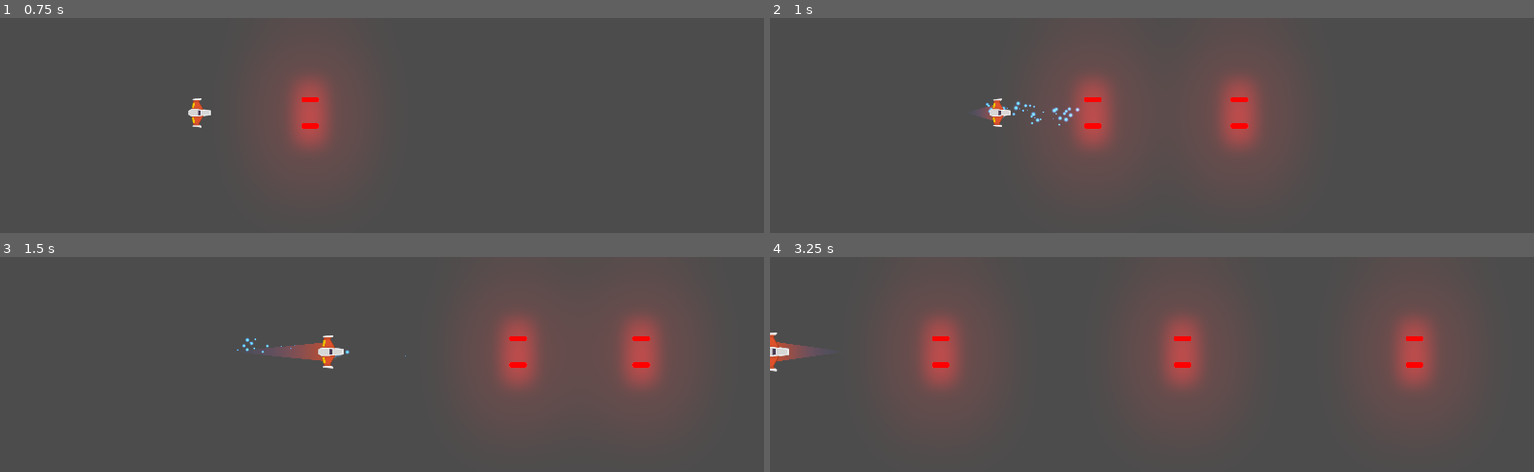
Above: before the commit, frames 1-4 (two rows, left to right).
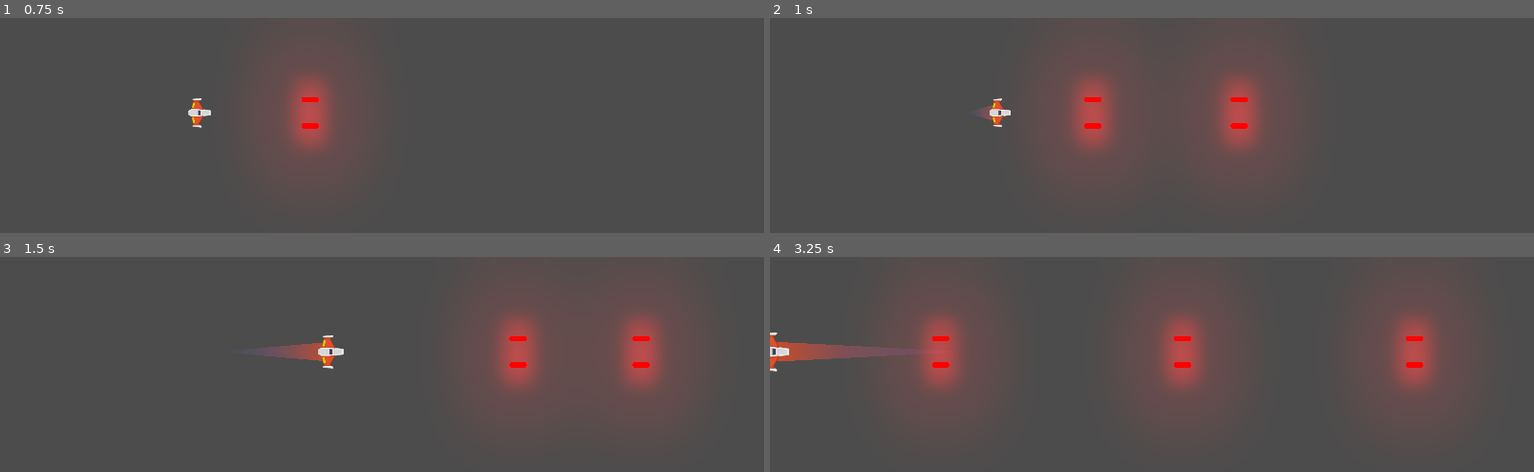
Above: after the commit, the same moments.

Repository: Elunneh/Juego-Meteo
Game: Godot game, scene res://Juego/Niveles/NivelTest.tscn
The game is run twice, just before and just after one commit, with the same random seed, the same clock (stepped at 60 frames per second) and the same inputs.
Inputs (mouse positions are in pixels of both pictures, inside the frame that each line leads up to):
- Up to frame 1 (0.75 s): tap Enter at 0.5 s; move the mouse to (550, 211) at 0.52 s; press the mouse at (550, 211) at 0.53 s; hold W (mover_adelante) from 0.53 s (still down)
- Up to frame 2 (1 s): keep holding W (mover_adelante); right-click (1320, 211) at 0.8 s
- Up to frame 3 (1.5 s): move the mouse to (outside the picture) at 1.27 s; release W (mover_adelante) at 1.28 s; release the mouse at (outside the picture) at 1.28 s; hold S (mover_atras) from 1.28 s (still down); right-click (outside the picture) at 1.35 s
- Up to frame 4 (3.25 s): click (outside the picture) at 1.55 s; move the mouse to (1228, 377) at 2.02 s; release S (mover_atras) at 2.03 s; press the mouse at (1228, 377) at 2.03 s; hold W (mover_adelante) from 2.03 s (still down); right-click (1228, 377) at 2.3 s; move the mouse to (outside the picture) at 2.77 s; release the mouse at (outside the picture) at 2.78 s; right-click (outside the picture) at 2.85 s; click (outside the picture) at 3.05 s

Frame 1 is identical in both runs. In frame 2, 0.2% of the frame differs, in the area x 28-41%, y 38-51%; in frame 3, less than 0.1%; in frame 4, 0.8%, in the area x 1-15%, y 39-49%.

Commit message:
Actualizado

Diff:
--- /dev/null
+++ b/Juego/Explosiones/Explosion.tscn
@@ -0,0 +1,320 @@
+[gd_scene load_steps=23 format=2]
+
+[ext_resource path="res://Juego/Explosiones/sparkle.png" type="Texture" id=1]
+[ext_resource path="res://Juego/Explosiones/explosion_gradient.tres" type="Texture" id=2]
+[ext_resource path="res://Juego/Explosiones/puff.png" type="Texture" id=3]
+[ext_resource path="res://Juego/Explosiones/puff_smooth.png" type="Texture" id=5]
+[ext_resource path="res://Juego/Explosiones/scraps_gradient.tres" type="Texture" id=6]
+
+
+
+
+
+
+[sub_resource type="Gradient" id=1]
+offsets = PoolRealArray( 0.0494297, 0.913043, 1 )
+colors = PoolColorArray( 0.226562, 0.217086, 0.217086, 1, 0.133333, 0.12549, 0.12549, 1, 0.133333, 0.12549, 0.12549, 0 )
+
+[sub_resource type="GradientTexture" id=2]
+gradient = SubResource( 1 )
+
+[sub_resource type="Curve" id=3]
+_data = [ Vector2( 0, 0.290223 ), 0.0, 3.6562, 0, 0, Vector2( 0.682482, 1 ), -0.0677277, -0.0677277, 0, 0, Vector2( 1, 0.554545 ), -0.29932, 0.0, 0, 0 ]
+
+[sub_resource type="CurveTexture" id=4]
+curve = SubResource( 3 )
+
+[sub_resource type="ParticlesMaterial" id=5]
+emission_shape = 1
+emission_sphere_radius = 40.0
+flag_disable_z = true
+spread = 180.0
+gravity = Vector3( 0, 0, 0 )
+initial_velocity = 80.0
+initial_velocity_random = 0.6
+angular_velocity = 40.0
+orbit_velocity = 0.0
+orbit_velocity_random = 0.0
+damping = 40.0
+damping_random = 0.5
+angle = 360.0
+angle_random = 1.0
+scale = 2.6
+scale_random = 0.5
+scale_curve = SubResource( 4 )
+color_ramp = SubResource( 2 )
+
+[sub_resource type="Curve" id=6]
+_data = [ Vector2( 0, 0.377273 ), 0.0, 2.60769, 0, 0, Vector2( 0.761062, 0.986364 ), 0.0, 0.0, 0, 0, Vector2( 1, 0.322727 ), -0.564845, 0.0, 0, 0 ]
+
+[sub_resource type="CurveTexture" id=7]
+curve = SubResource( 6 )
+
+[sub_resource type="ParticlesMaterial" id=8]
+trail_divisor = 50
+emission_shape = 1
+emission_sphere_radius = 15.0
+flag_disable_z = true
+spread = 180.0
+gravity = Vector3( 0, 0, 0 )
+initial_velocity = 1000.0
+initial_velocity_random = 0.4
+orbit_velocity = 0.3
+orbit_velocity_random = 1.0
+tangential_accel = 1000.0
+tangential_accel_random = 1.0
+damping = 1500.0
+scale = 0.2
+scale_random = 0.2
+scale_curve = SubResource( 7 )
+color_ramp = ExtResource( 6 )
+
+[sub_resource type="Curve" id=9]
+_data = [ Vector2( 0, 0.0409091 ), 0.0, 8.35303, 0, 0, Vector2( 0.251678, 1 ), 0.0, 0.0, 0, 0, Vector2( 0.993289, 0.0136364 ), 0.0, 0.0, 0, 0 ]
+
+[sub_resource type="CurveTexture" id=10]
+curve = SubResource( 9 )
+
+[sub_resource type="ParticlesMaterial" id=11]
+flag_disable_z = true
+spread = 180.0
+gravity = Vector3( 0, 0, 0 )
+initial_velocity = 350.0
+initial_velocity_random = 0.5
+angular_velocity = 80.0
+angular_velocity_random = 0.8
+orbit_velocity = 0.0
+orbit_velocity_random = 0.0
+damping = 100.0
+damping_random = 0.85
+angle = 220.0
+angle_random = 1.0
+scale = 2.0
+scale_random = 0.2
+scale_curve = SubResource( 10 )
+color_ramp = ExtResource( 2 )
+
+[sub_resource type="Gradient" id=12]
+offsets = PoolRealArray( 0, 0.130909, 0.345455, 0.607273, 1 )
+colors = PoolColorArray( 1, 1, 1, 1, 1, 0.648972, 0.164062, 1, 1, 0.475624, 0.136719, 1, 0.888672, 0.17704, 0.17704, 1, 0.203922, 0.203922, 0.203922, 1 )
+
+[sub_resource type="GradientTexture" id=13]
+gradient = SubResource( 12 )
+
+[sub_resource type="Curve" id=14]
+_data = [ Vector2( 0, 0 ), 0.0, 0.0, 0, 0, Vector2( 0.483222, 1 ), 0.0, 0.0, 0, 0, Vector2( 1, 0 ), 0.0, 0.0, 0, 0 ]
+
+[sub_resource type="CurveTexture" id=15]
+curve = SubResource( 14 )
+
+[sub_resource type="ParticlesMaterial" id=16]
+lifetime_randomness = 0.6
+emission_shape = 1
+emission_sphere_radius = 50.0
+flag_disable_z = true
+spread = 180.0
+gravity = Vector3( 0, 0, 0 )
+orbit_velocity = 0.0
+orbit_velocity_random = 0.0
+radial_accel = 200.0
+radial_accel_random = 0.3
+tangential_accel = 100.0
+scale = 0.1
+scale_random = 0.3
+scale_curve = SubResource( 15 )
+color_ramp = SubResource( 13 )
+
+[sub_resource type="Animation" id=17]
+length = 3.0
+step = 0.05
+tracks/0/type = "value"
+tracks/0/path = NodePath("FireBurstParticles2D:emitting")
+tracks/0/interp = 1
+tracks/0/loop_wrap = true
+tracks/0/imported = false
+tracks/0/enabled = true
+tracks/0/keys = {
+"times": PoolRealArray( 0, 0.5 ),
+"transitions": PoolRealArray( 1, 1 ),
+"update": 1,
+"values": [ true, false ]
+}
+tracks/1/type = "value"
+tracks/1/path = NodePath("SparkleParticles2D:emitting")
+tracks/1/interp = 1
+tracks/1/loop_wrap = true
+tracks/1/imported = false
+tracks/1/enabled = true
+tracks/1/keys = {
+"times": PoolRealArray( 0, 0.5 ),
+"transitions": PoolRealArray( 1, 1 ),
+"update": 1,
+"values": [ true, false ]
+}
+tracks/2/type = "value"
+tracks/2/path = NodePath("SmokeParticles2D:emitting")
+tracks/2/interp = 1
+tracks/2/loop_wrap = true
+tracks/2/imported = false
+tracks/2/enabled = true
+tracks/2/keys = {
+"times": PoolRealArray( 0, 0.5 ),
+"transitions": PoolRealArray( 1, 1 ),
+"update": 1,
+"values": [ true, false ]
+}
+tracks/3/type = "value"
+tracks/3/path = NodePath("FireTrails/FireTrailParticles2D5:emitting")
+tracks/3/interp = 1
+tracks/3/loop_wrap = true
+tracks/3/imported = false
+tracks/3/enabled = true
+tracks/3/keys = {
+"times": PoolRealArray( 0, 0.5 ),
+"transitions": PoolRealArray( 1, 1 ),
+"update": 1,
+"values": [ true, false ]
+}
+tracks/4/type = "value"
+tracks/4/path = NodePath("FireTrails/FireTrailParticles2D4:emitting")
+tracks/4/interp = 1
+tracks/4/loop_wrap = true
+tracks/4/imported = false
+tracks/4/enabled = true
+tracks/4/keys = {
+"times": PoolRealArray( 0.05, 0.55 ),
+"transitions": PoolRealArray( 1, 1 ),
+"update": 1,
+"values": [ true, false ]
+}
+tracks/5/type = "value"
+tracks/5/path = NodePath("FireTrails/FireTrailParticles2D3:emitting")
+tracks/5/interp = 1
+tracks/5/loop_wrap = true
+tracks/5/imported = false
+tracks/5/enabled = true
+tracks/5/keys = {
+"times": PoolRealArray( 0.1, 0.6 ),
+"transitions": PoolRealArray( 1, 1 ),
+"update": 1,
+"values": [ true, false ]
+}
+tracks/6/type = "value"
+tracks/6/path = NodePath("FireTrails/FireTrailParticles2D2:emitting")
+tracks/6/interp = 1
+tracks/6/loop_wrap = true
+tracks/6/imported = false
+tracks/6/enabled = true
+tracks/6/keys = {
+"times": PoolRealArray( 0.15, 0.65 ),
+"transitions": PoolRealArray( 1, 1 ),
+"update": 1,
+"values": [ true, false ]
+}
+tracks/7/type = "value"
+tracks/7/path = NodePath("FireTrails/FireTrailParticles2D:emitting")
+tracks/7/interp = 1
+tracks/7/loop_wrap = true
+tracks/7/imported = false
+tracks/7/enabled = true
+tracks/7/keys = {
+"times": PoolRealArray( 0, 0.5 ),
+"transitions": PoolRealArray( 1, 1 ),
+"update": 1,
+"values": [ true, false ]
+}
+
+[node name="Explosion" type="Node2D"]
+z_index = 1
+z_as_relative = false
+
+[node name="SmokeParticles2D" type="Particles2D" parent="."]
+emitting = false
+amount = 16
+lifetime = 3.0
+preprocess = 0.6
+explosiveness = 0.6
+local_coords = false
+process_material = SubResource( 5 )
+texture = ExtResource( 3 )
+
+[node name="FireTrails" type="Node2D" parent="."]
+
+[node name="FireTrailParticles2D" type="Particles2D" parent="FireTrails"]
+modulate = Color( 1.2, 1.2, 1.2, 1 )
+emitting = false
+amount = 50
+lifetime = 0.5
+randomness = 0.5
+local_coords = false
+process_material = SubResource( 8 )
+texture = ExtResource( 5 )
+
+[node name="FireTrailParticles2D2" type="Particles2D" parent="FireTrails"]
+modulate = Color( 1.2, 1.2, 1.2, 1 )
+emitting = false
+amount = 50
+lifetime = 0.5
+randomness = 0.5
+local_coords = false
+draw_order = 1
+process_material = SubResource( 8 )
+texture = ExtResource( 5 )
+
+[node name="FireTrailParticles2D3" type="Particles2D" parent="FireTrails"]
+modulate = Color( 1.2, 1.2, 1.2, 1 )
+emitting = false
+amount = 50
+lifetime = 0.5
+randomness = 0.5
+local_coords = false
+draw_order = 1
+process_material = SubResource( 8 )
+texture = ExtResource( 5 )
+
+[node name="FireTrailParticles2D4" type="Particles2D" parent="FireTrails"]
+modulate = Color( 1.2, 1.2, 1.2, 1 )
+emitting = false
+amount = 50
+lifetime = 0.5
+randomness = 0.5
+local_coords = false
+draw_order = 1
+process_material = SubResource( 8 )
+texture = ExtResource( 5 )
+
+[node name="FireTrailParticles2D5" type="Particles2D" parent="FireTrails"]
+modulate = Color( 1.2, 1.2, 1.2, 1 )
+emitting = false
+amount = 50
+lifetime = 0.5
+randomness = 0.5
+local_coords = false
+draw_order = 1
+process_material = SubResource( 8 )
+texture = ExtResource( 5 )
+
+[node name="FireBurstParticles2D" type="Particles2D" parent="."]
+modulate = Color( 1.2, 1.2, 1.2, 1 )
+emitting = false
+amount = 64
+lifetime = 0.5
+explosiveness = 0.3
+randomness = 1.0
+local_coords = false
+draw_order = 1
+process_material = SubResource( 11 )
+texture = ExtResource( 3 )
+
+[node name="SparkleParticles2D" type="Particles2D" parent="."]
+modulate = Color( 1.2, 1.2, 1.2, 1 )
+emitting = false
+amount = 32
+explosiveness = 0.2
+randomness = 1.0
+process_material = SubResource( 16 )
+texture = ExtResource( 1 )
+
+[node name="AnimationPlayer" type="AnimationPlayer" parent="."]
+autoplay = "Explode"
+anims/Explode = SubResource( 17 )
--- /dev/null
+++ b/Juego/Explosiones/explosion_gradient.tres
@@ -0,0 +1,8 @@
+[gd_resource type="GradientTexture" load_steps=2 format=2]
+
+[sub_resource type="Gradient" id=1]
+offsets = PoolRealArray( 0, 0.256158, 0.596059, 0.842365, 1 )
+colors = PoolColorArray( 0.831373, 0.219608, 0.219608, 0, 0.831373, 0.219608, 0.219608, 1, 0.980392, 0.419608, 0.211765, 1, 1, 0.788235, 0.309804, 1, 1, 1, 1, 1 )
+
+[resource]
+gradient = SubResource( 1 )
--- /dev/null
+++ b/Juego/Explosiones/explosion_gradient_2.tres
@@ -0,0 +1,8 @@
+[gd_resource type="GradientTexture" load_steps=2 format=2]
+
+[sub_resource type="Gradient" id=1]
+offsets = PoolRealArray( 0, 0.0945455, 0.181818, 0.389091, 0.570909, 0.865455 )
+colors = PoolColorArray( 0.976471, 0.878431, 0.705882, 0, 0.97568, 0.84943, 0.605487, 1, 0.972656, 0.754792, 0.26258, 1, 1, 0.45265, 0.155894, 1, 0.831373, 0.219608, 0.219608, 1, 0.258824, 0.25098, 0.25098, 1 )
+
+[resource]
+gradient = SubResource( 1 )
--- /dev/null
+++ b/Juego/Explosiones/scraps_gradient.tres
@@ -0,0 +1,8 @@
+[gd_resource type="GradientTexture" load_steps=2 format=2]
+
+[sub_resource type="Gradient" id=1]
+offsets = PoolRealArray( 0, 0.155894, 0.505017, 0.8327, 1 )
+colors = PoolColorArray( 0.258824, 0.25098, 0.25098, 1, 0.722656, 0.118153, 0.118153, 1, 0.855469, 0.323879, 0.126857, 1, 1, 0.788235, 0.309804, 0.717647, 1, 1, 1, 0 )
+
+[resource]
+gradient = SubResource( 1 )
--- a/Juego/Naves/Player/Player.gd
+++ b/Juego/Naves/Player/Player.gd
@@ -26,28 +26,30 @@
 
 func _process(delta: float) -> void:
 	player_input()
+	print ("estare funcionando")
 
 func esta_input_activo() -> bool:
-	return estado_actual  in [ESTADO.MUERTO, ESTADO.SPAWN]
+	return estado_actual in [ESTADO.MUERTO, ESTADO.SPAWN]
 
 func _unhandled_input(event: InputEvent) -> void:
 	if not esta_input_activo():
 		return
 
 	# Disparo de rayo
-	if event.is_action_pressed("disparo_secundario"):
-		laser.set_is_casting(true)
-	if event.is_action_released("disparo_secundario"):
-		laser.set_is_casting(false)
+	if event is InputEventAction:
+		if event.action == "disparo_secundario" and event.pressed:
+			laser.set_is_casting(true)
+		elif event.action == "disparo_secundario" and not event.pressed:
+			laser.set_is_casting(false)
 
 	# Control de estela y sonido de motor
-	if event.is_action_pressed("mover_adelante"):
-		estela.set_max_points(estela_maxima)
-		motor_sfx.sonido_on()
-
-	if event.is_action_pressed("mover_atras"):
-		estela.set_max_points(0)
-		motor_sfx.sonido_off()
+	if event is InputEventAction:
+		if event.action == "mover_adelante" and event.pressed:
+			estela.set_max_points(estela_maxima)
+			motor_sfx.sonido_on()
+		elif event.action == "mover_adelante" and not event.pressed:
+			estela.set_max_points(0)
+			motor_sfx.sonido_off()
 
 func controlador_estados(nuevo_estado: int) -> void:
 	if estado_actual != nuevo_estado:
@@ -75,11 +77,11 @@
 	# Empuje
 	empuje = Vector2.ZERO
 	if Input.is_action_pressed("mover_adelante"):
-		empuje = Vector2(potencia_motor, 0)
+		empuje.x = potencia_motor
 	elif Input.is_action_pressed("mover_atras"):
-		empuje = Vector2(-potencia_motor, 0)
+		empuje.x = -potencia_motor
 
-	# Rotacion
+	# Rotación
 	dir_rotacion = 0
 	if Input.is_action_pressed("rotar_antihorario"):
 		dir_rotacion -= 1
@@ -89,7 +91,7 @@
 	# Disparo
 	if Input.is_action_pressed("disparo_principal"):
 		canion.set_esta_disparando(true)
-	if Input.is_action_just_released("disparo_principal"):
+	elif Input.is_action_just_released("disparo_principal"):
 		canion.set_esta_disparando(false)
 		print("¡Estoy disparando!")
 
Binary file added: Juego/Explosiones/puff.png
Not shown, added: Juego/Explosiones/puff.png.import
Binary file added: Juego/Explosiones/puff_smooth.png
Not shown, added: Juego/Explosiones/puff_smooth.png.import
Binary file added: Juego/Explosiones/sparkle.png
Not shown, added: Juego/Explosiones/sparkle.png.import
